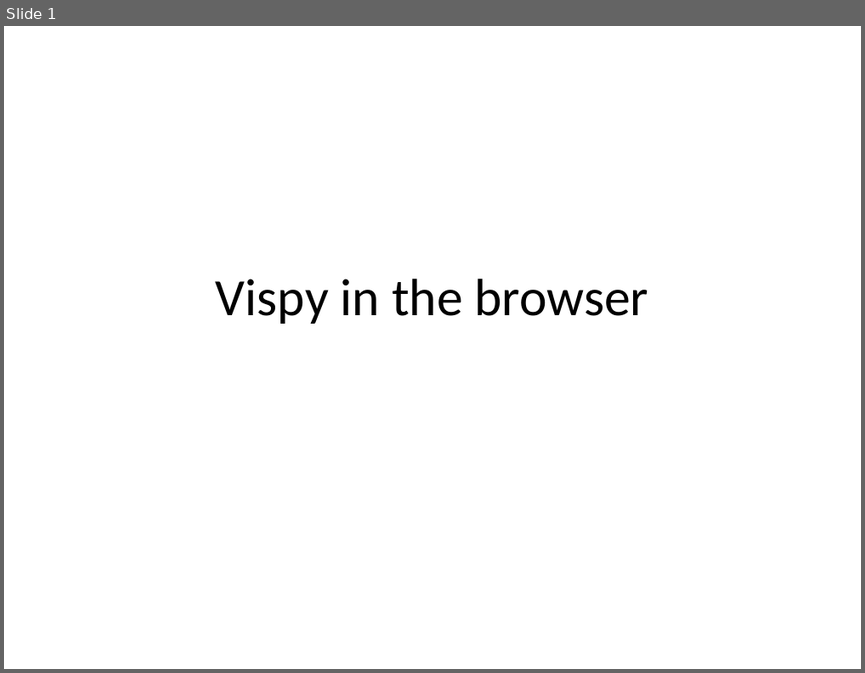
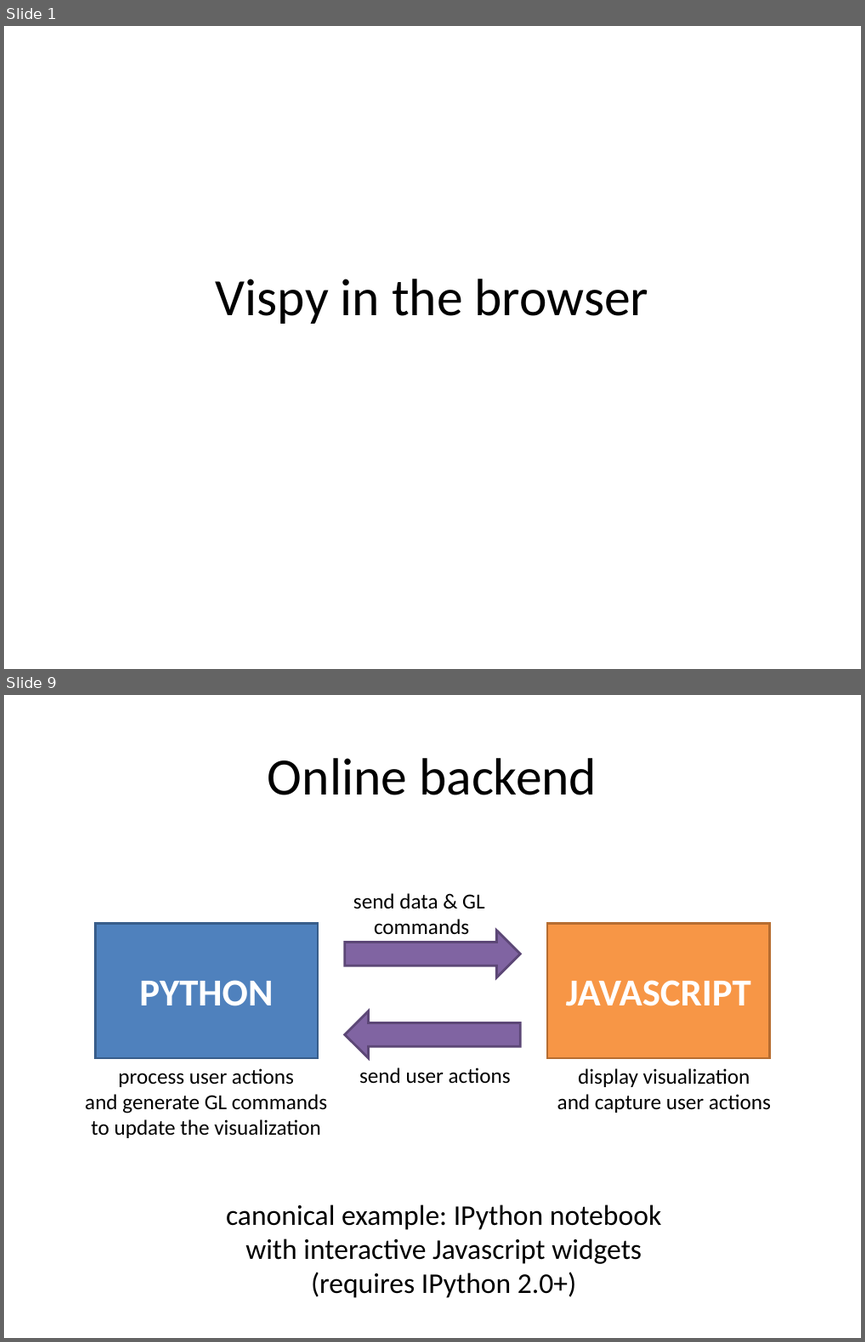
Before and after one commit to vispy/codecamp-esrf-2014, a slide deck: cr/4-webgl/webgl.ppt. Shown one above the other, each under a label of ours: slide 1 before the commit, slides 1 and 9 after it; the slides between them are not shown. The pictures are 865x673 and 865x1342 pixels, drawn with LibreOffice and Linux fonts; fonts in the diff are those of the drawing. Boxes give left, top, right and bottom in pixels: in the first picture for what was removed or moved away, otherwise in the second. Text is boxed around its words. In the diff, an @@ line names an element or a change of style, - is before the commit and + after.

Commit message:
Added WebGL talk.

```diff
--- a/cr/4-webgl/webgl.ppt
+++ b/cr/4-webgl/webgl.ppt
@@ slide 9 added at (4,695,861,1338), background #FFFFFF @@
@@ title added at (268,758,596,795), 44 pt, text #000000 @@
+Online backend
@@ text added at (353,893,484,934), 18 pt, text #000000 @@
+send data & GL
+commands
@@ rectangle added at (95,923,318,1057), fill #4F81BD, outline #385D8A 2.01 pt, 32 pt, text #FFFFFF, bold @@
+PYTHON
@@ rectangle added at (547,923,770,1057), fill #F79646, outline #B66D31 2.01 pt, 32 pt, text #FFFFFF, bold @@
+JAVASCRIPT
@@ right arrow added at (345,930,521,977), fill #8064A2, outline #5C4776 2.01 pt @@
@@ right arrow added at (345,1011,521,1058), fill #8064A2, outline #5C4776 2.01 pt @@
@@ text added at (85,1068,327,1138), 18 pt, text #000000 @@
+process user actions
+and generate GL commands
+to update the visualization
@@ text added at (359,1067,511,1083), 18 pt, text #000000 @@
+send user actions
@@ text added at (557,1068,771,1112), 18 pt, text #000000 @@
+display visualization
+and capture user actions
@@ text added at (226,1204,661,1298), 24 pt, text #000000 @@
+canonical example: IPython notebook
+with interactive Javascript widgets
+(requires IPython 2.0+)
```
Also in this commit, not shown: 30 other slides added.
